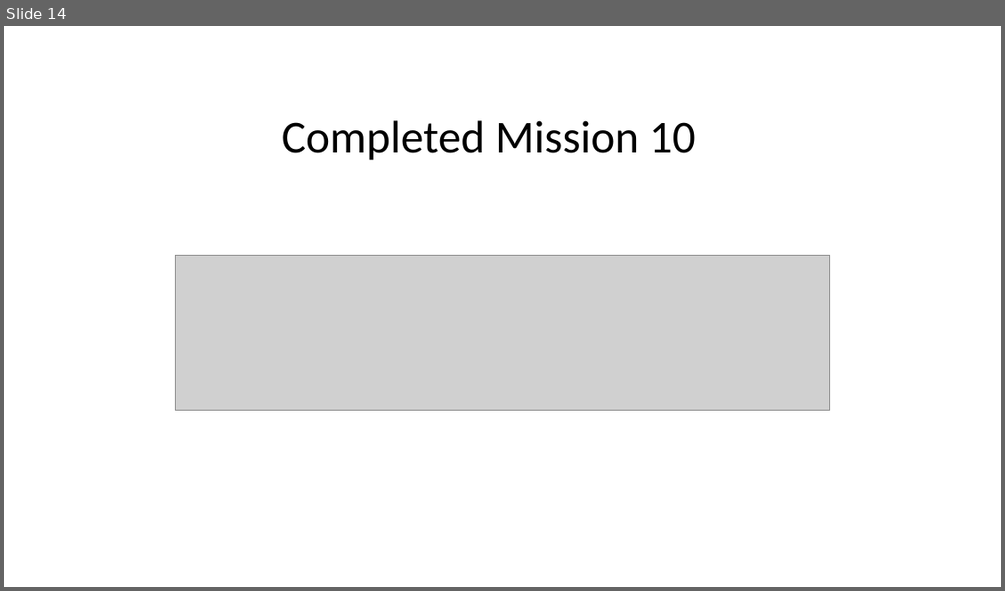
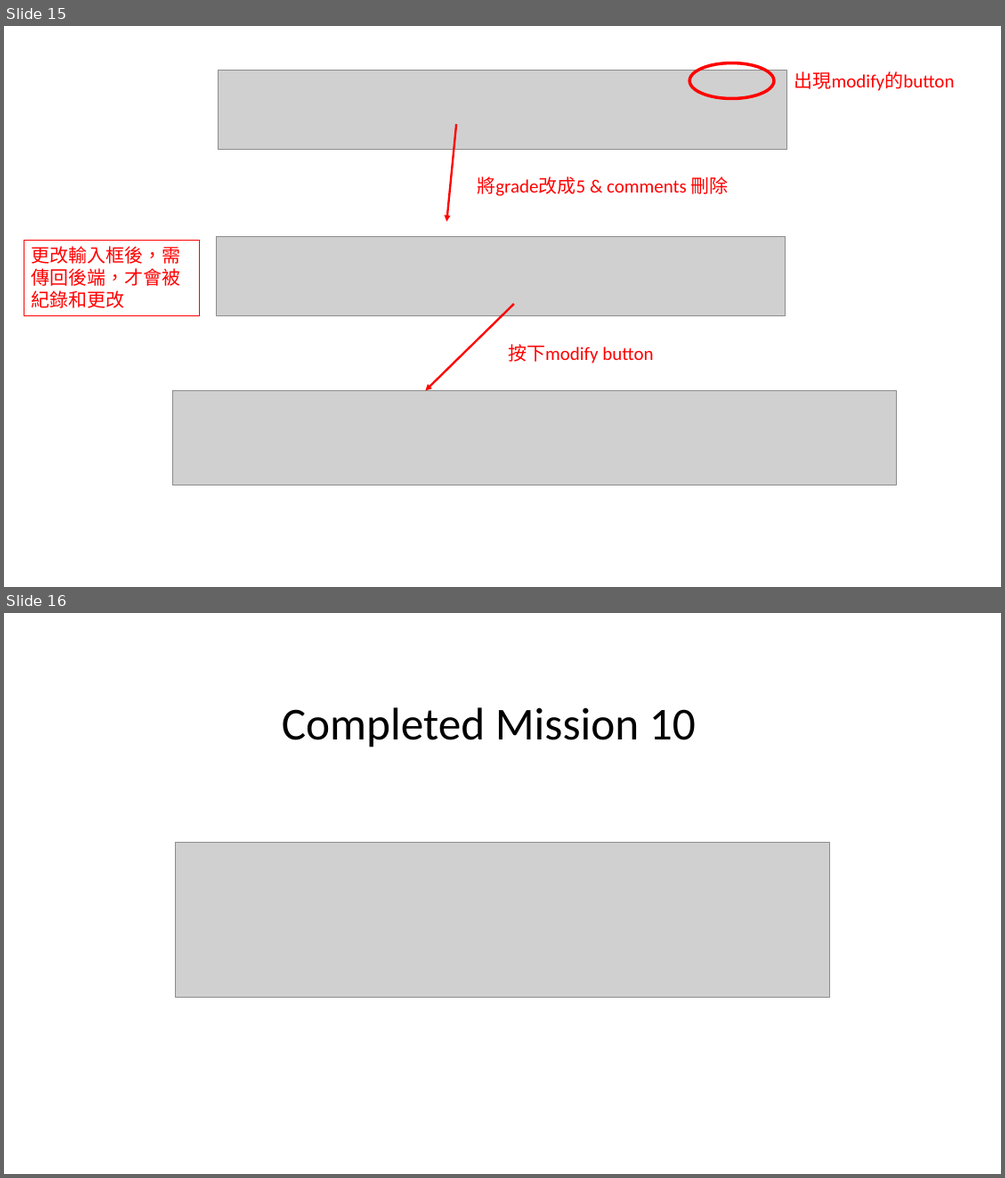
Before and after one commit to cislab-ntut/HackThisSite_Project3_Team4, a slide deck: hackthissite-realistic 10.pptx. Shown one above the other, each under a label of ours: slide 14 before the commit, slides 15 and 16 after it. The pictures are 1005x591 and 1005x1178 pixels, drawn with LibreOffice and Linux fonts; fonts in the diff are those of the drawing; grey boxes stand for pictures. Boxes give left, top, right and bottom in pixels: in the first picture for what was removed or moved away, otherwise in the second. Text is boxed around its words. In the diff, an @@ line names an element or a change of style, - is before the commit and + after.

```diff
--- a/hackthissite-realistic 10.pptx
+++ b/hackthissite-realistic 10.pptx
@@ slide 15 added at [4,26,1001,587], background #FFFFFF @@
@@ picture added at [218,70,786,150] @@
@@ ellipse added at [689,63,774,99], outline #FF0000 3 pt @@
@@ text added at [794,71,955,91], 18 pt, text #FF0000 @@
+出現modify的button
@@ arrow added from (456, 124) to (446, 221), #FF0000 2 pt @@
@@ text added at [477,176,728,196], 18 pt, text #FF0000 @@
+將grade改成5 & comments 刪除
@@ picture added at [217,237,785,316] @@
@@ rectangle added at [24,240,200,315], outline #FF0000 0.75 pt, 18 pt, text #FF0000 @@
+更改輸入框後，需傳回後端，才會被紀錄和更改
@@ arrow added from (514, 304) to (426, 391), #FF0000 2 pt @@
@@ text added at [508,344,653,363], 18 pt, text #FF0000 @@
+按下modify button
@@ picture added at [172,391,896,485] @@
@@ what was slide 14 is now slide 16 @@
```
Also in this commit, not shown: 1 slide changed, 2 other slides added, 1 slide removed.
